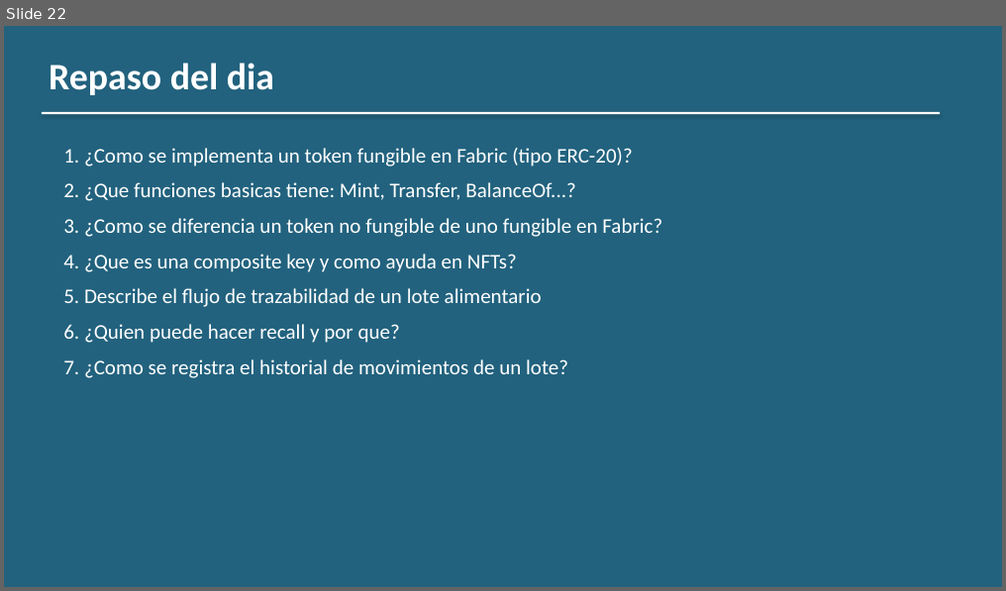
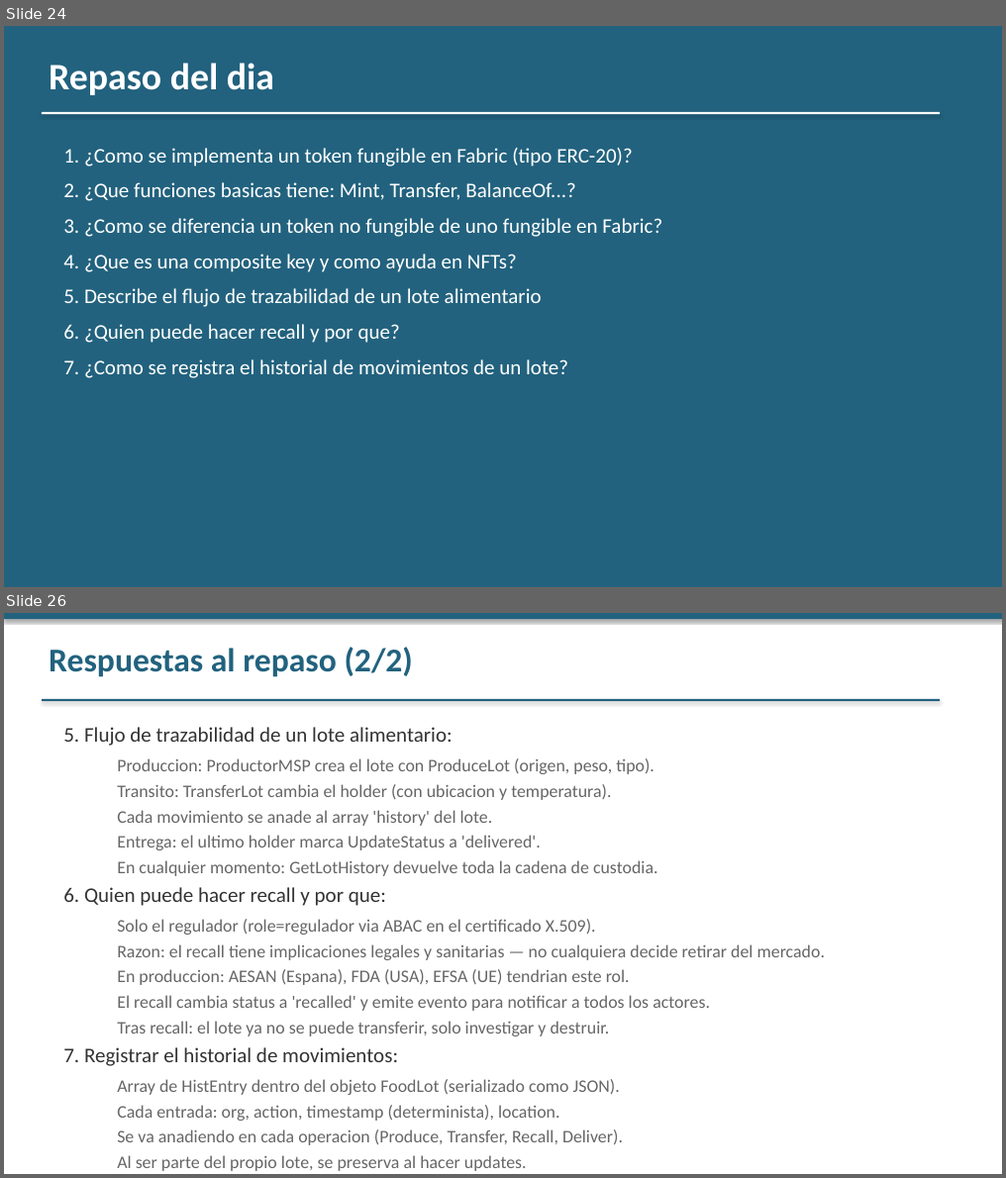
Before and after one commit to jjnieto/fabric, a slide deck: docs/slides/Modulo 4/dia_4.pptx. Shown one above the other, each under a label of ours: slide 22 before the commit, slides 24 and 26 after it; the slides between them are not shown. The pictures are 1006x591 and 1006x1178 pixels, drawn with LibreOffice and Linux fonts; fonts in the diff are those of the drawing. Boxes give left, top, right and bottom in pixels: in the first picture for what was removed or moved away, otherwise in the second. Text is boxed around its words. In the diff, an @@ line names an element or a change of style, - is before the commit and + after.

```diff
--- a/docs/slides/Modulo 4/dia_4.pptx
+++ b/docs/slides/Modulo 4/dia_4.pptx
@@ slide 26 added at (4, 613, 1002, 1174), background #FFFFFF @@
@@ rectangle added at (4, 613, 1002, 619), fill #22627E @@
@@ text added at (49, 647, 413, 677), 32 pt, text #22627E, bold @@
+Respuestas al repaso (2/2)
@@ rectangle added at (42, 699, 940, 701), fill #22627E @@
@@ text added at (63, 727, 825, 1171), 17 pt, text #666666 @@
+5. Flujo de trazabilidad de un lote alimentario:
+  Produccion: ProductorMSP crea el lote con ProduceLot (origen, peso, tipo).
+  Transito: TransferLot cambia el holder (con ubicacion y temperatura).
+  Cada movimiento se anade al array 'history' del lote.
+  Entrega: el ultimo holder marca UpdateStatus a 'delivered'.
+  En cualquier momento: GetLotHistory devuelve toda la cadena de custodia.
+6. Quien puede hacer recall y por que:
+  Solo el regulador (role=regulador via ABAC en el certificado X.509).
+  Razon: el recall tiene implicaciones legales y sanitarias — no cualquiera decide retirar del mercado.
+  En produccion: AESAN (Espana), FDA (USA), EFSA (UE) tendrian este rol.
+  El recall cambia status a 'recalled' y emite evento para notificar a todos los actores.
+  Tras recall: el lote ya no se puede transferir, solo investigar y destruir.
+7. Registrar el historial de movimientos:
+  Array de HistEntry dentro del objeto FoodLot (serializado como JSON).
+  Cada entrada: org, action, timestamp (determinista), location.
+  Se va anadiendo en cada operacion (Produce, Transfer, Recall, Deliver).
+  Al ser parte del propio lote, se preserva al hacer updates.
+  Alternativa: usar GetHistoryForKey para el historial de cambios de la propia key.
@@ what was slide 22 is now slide 24 @@
```
Also in this commit, not shown: 3 other slides added, 1 other file.
